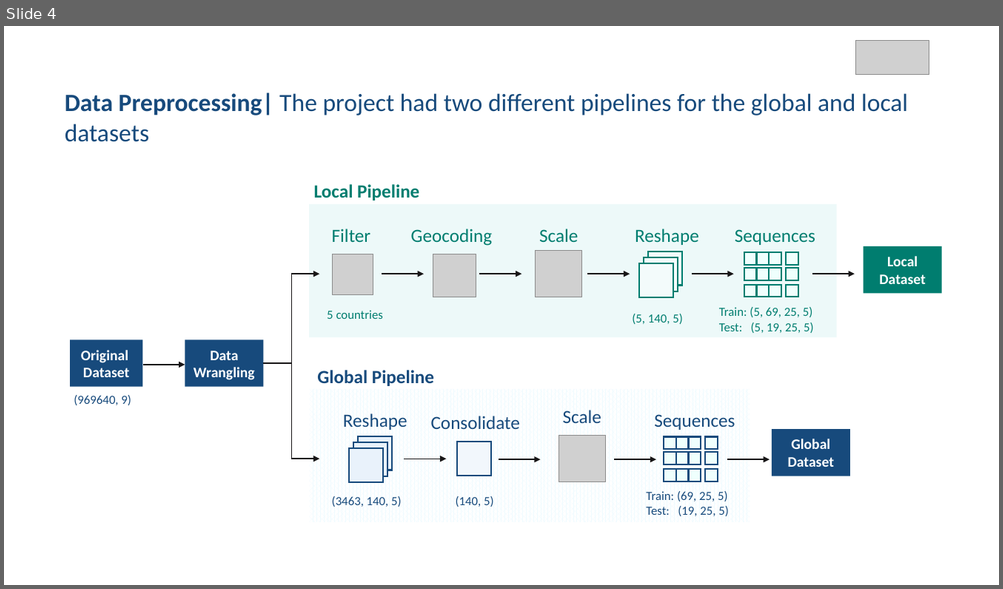
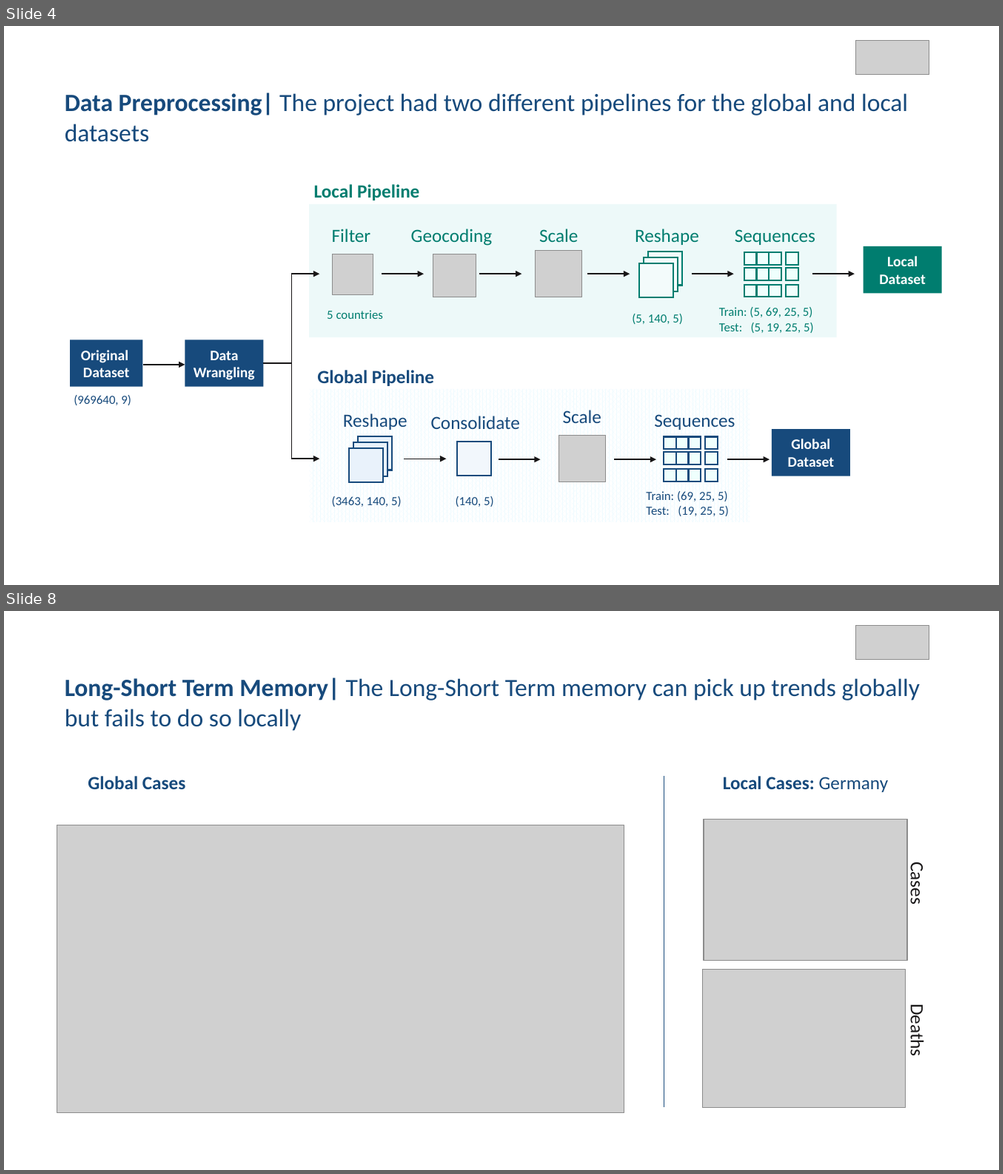
Before and after one commit to GuillemAmatCastello/Deep_Learning, a slide deck: Final Project/Final Project - Deep Learning.pptx. Shown one above the other, each under a label of ours: slide 4 before the commit, slides 4 and 8 after it; the slides between them are not shown. The pictures are 1003x589 and 1003x1174 pixels, drawn with LibreOffice and Linux fonts; fonts in the diff are those of the drawing; grey boxes stand for pictures. Boxes give left, top, right and bottom in pixels: in the first picture for what was removed or moved away, otherwise in the second. Text is boxed around its words. In the diff, an @@ line names an element or a change of style, - is before the commit and + after.

```diff
--- a/Final Project/Final Project - Deep Learning.pptx
+++ b/Final Project/Final Project - Deep Learning.pptx
@@ slide 8 added at bbox=[4, 611, 999, 1170], background #FFFFFF @@
@@ picture added at bbox=[855, 626, 929, 661] @@
@@ text added at bbox=[65, 678, 920, 731], 24 pt, text #174A7C @@
+Long-Short Term Memory| The Long-Short Term memory can pick up trends globally but fails to do so locally
@@ text added at bbox=[88, 776, 185, 789], 18 pt, text #174A7C, bold @@
+Global Cases
@@ line added from (664, 776) to (664, 1108), #174A7C 1 pt @@
@@ text added at bbox=[723, 776, 888, 792], 18 pt, text #174A7C, bold @@
+Local Cases: Germany
@@ picture added at bbox=[57, 825, 624, 1113] @@
@@ picture added at bbox=[704, 819, 908, 960] @@
@@ text added at bbox=[905, 866, 928, 904], 18 pt, text #181617 @@
+Cases
@@ picture added at bbox=[703, 970, 905, 1108] @@
@@ text added at bbox=[905, 1009, 928, 1055], 18 pt, text #181617 @@
+Deaths
```
Also in this commit, not shown: 1 slide changed, 5 other slides added.
